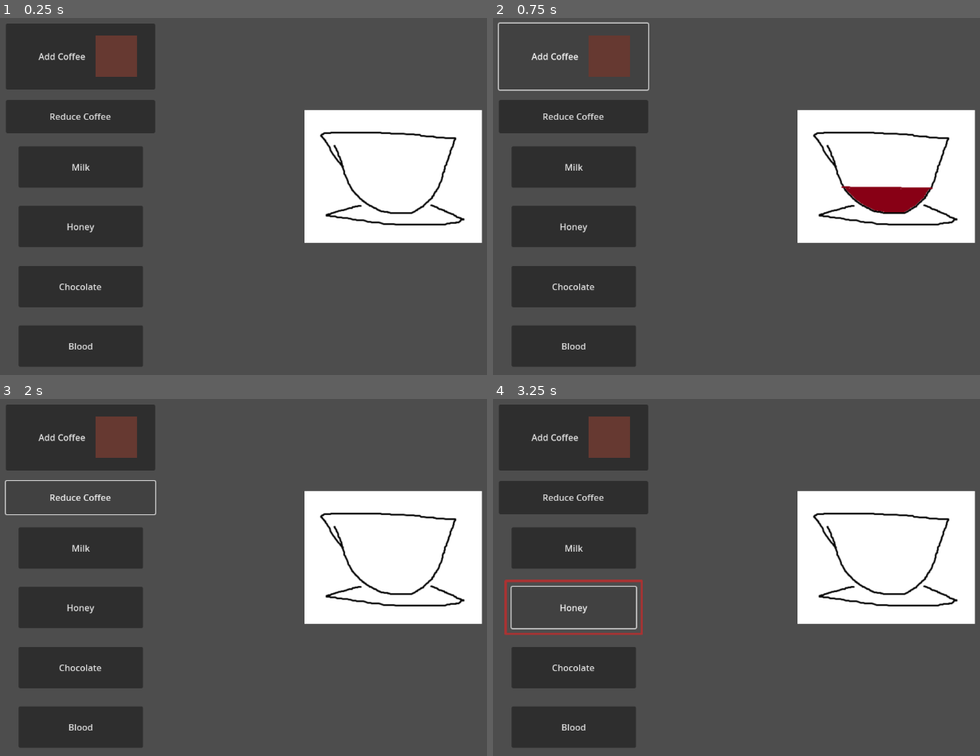
Above: before the commit, frames 1-4 (two rows, left to right).
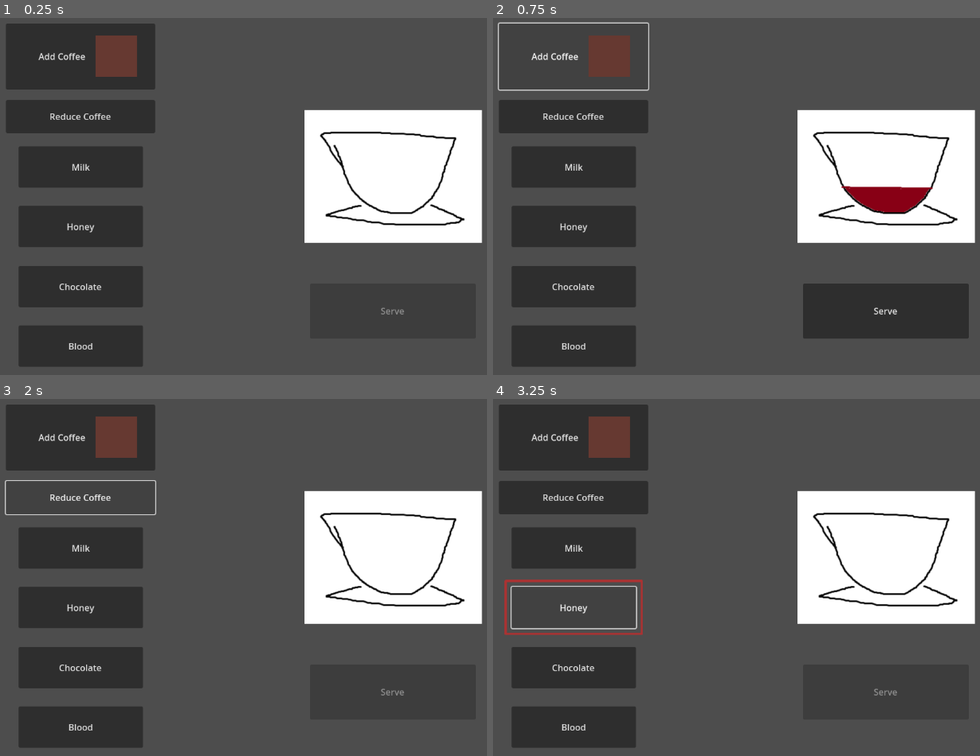
Above: after the commit, the same moments.

Repository: LuisGarrillo/Neo-Mel-vn
Game: Godot game, scene res://scenes/ui/cup_preparation.tscn
The game is run twice, just before and just after one commit, with the same random seed, the same clock (stepped at 60 frames per second) and the same inputs. This scene is started directly instead of the project's main scene.
Inputs:
- Up to frame 1 (0.25 s): no input
- Up to frame 2 (0.75 s): click "Add Coffee" at 0.5 s
- Up to frame 3 (2 s): click "Reduce Coffee" at 1.25 s
- Up to frame 4 (3.25 s): click "Milk" at 2 s; click "Honey" at 2.75 s

The runs differ from the first frame. In frame 1, less than 0.1% of the frame differs, in the area x 78-83%, y 81-84%; in frame 2, 5.2%, in the area x 63-98%, y 74-90%; in frame 3, less than 0.1%; in frame 4, less than 0.1%.

Commit message:
Add serve button to cup preparation scene

Diff:
--- a/scenes/ui/cup_preparation.tscn
+++ b/scenes/ui/cup_preparation.tscn
@@ -124,5 +124,15 @@
 sprite_frames = SubResource("SpriteFrames_51cbf")
 animation = &"0"
 
+[node name="ServeButton" type="Button" parent="."]
+layout_mode = 0
+offset_left = 565.0
+offset_top = 482.0
+offset_right = 865.0
+offset_bottom = 582.0
+disabled = true
+text = "Serve"
+
 [connection signal="pressed" from="VBoxContainer/CoffeeContainer/AddCoffeeButton" to="." method="add_coffee"]
 [connection signal="pressed" from="VBoxContainer/CoffeeContainer/RemoveCoffeeButton" to="." method="remove_coffee"]
+[connection signal="pressed" from="ServeButton" to="." method="serve"]
--- a/scripts/managers/cup_preparation_manager.gd
+++ b/scripts/managers/cup_preparation_manager.gd
@@ -1,6 +1,9 @@
 extends Control
 @onready var v_box_container: VBoxContainer = $VBoxContainer/AddOnContainer
 @onready var animated_sprite_2d: AnimatedSprite2D = $Node2D/AnimatedSprite2D
+@onready var serve_button: Button = $ServeButton
+
+signal serve_cup
 
 var selected_ingredient: AddOnButton
 var coffee_amount: int = 0
@@ -20,6 +23,11 @@
 	update_cup()
 
 func update_cup() -> void:
+	if coffee_amount == 0:
+		serve_button.disabled = true
+	else:
+		serve_button.disabled = false
+
 	var key = String.num_int64(coffee_amount)
 	animated_sprite_2d.play(key)
 
@@ -32,3 +40,14 @@
 
 	selected_ingredient = ingredient
 	selected_ingredient.select()
+
+func serve():
+	var add_on: String = ""
+	if selected_ingredient:
+		add_on = selected_ingredient.ingredient_name
+
+	var cup_data: Dictionary = {
+		"coffee_amount": coffee_amount,
+		"add_on": add_on,
+	}
+	serve_cup.emit(cup_data)
